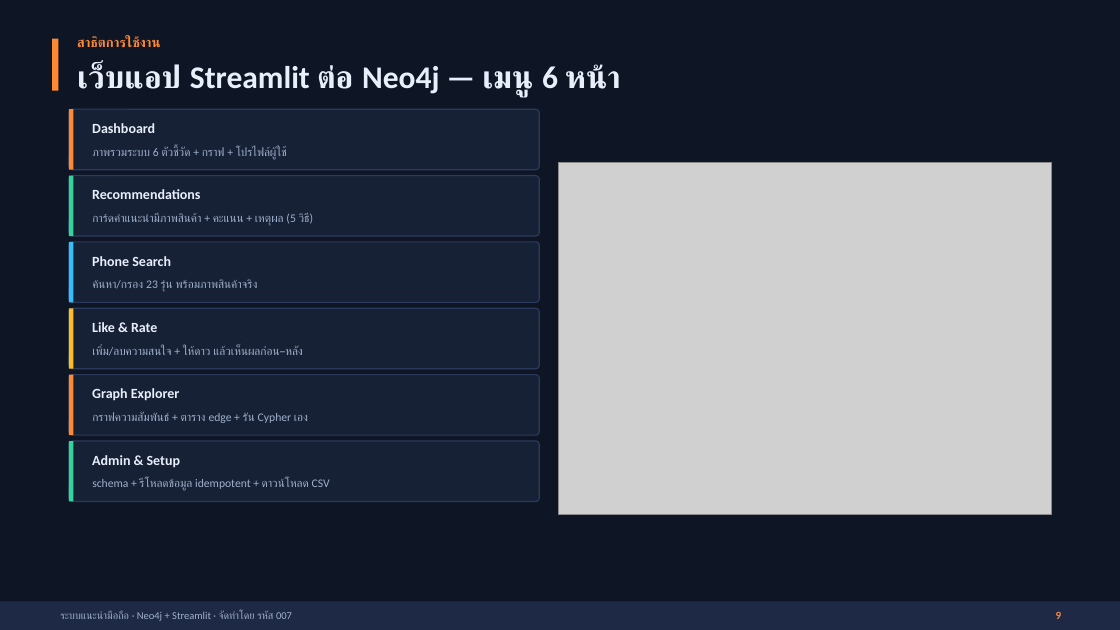
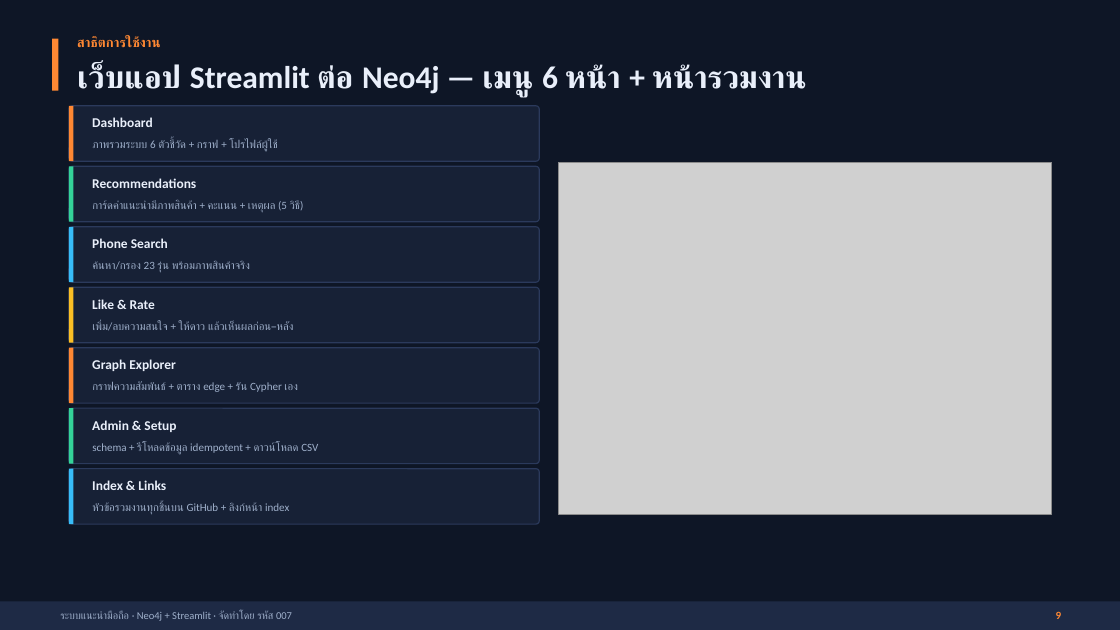
Before and after one commit to Nasak16/phone-recommender, a slide deck: slide 9 of slides/นำเสนอระบบแนะนำมือถือ_007.pptx. Drawn at 1120x630 pixels with LibreOffice and Linux fonts; fonts in the diff are those of the drawing; grey boxes stand for pictures. Boxes give left, top, right and bottom in pixels: in the first picture for what was removed or moved away, otherwise in the second. Text is boxed around its words. In the diff, an @@ line names an element or a change of style, - is before the commit and + after.

Commit message:
เพิ่มหน้า 'งานทั้งหมด (Index)' ในแอป (หัวข้อ + ลิงก์ทุกงาน) + อัปเดต README/สไลด์
- tools/build_homework_index.py: ดึงรายการงาน 14 ชิ้นจากหน้า index มาเป็น data/homework_index.py
- app.py: เมนูที่ 7 'Index & Links · งานทั้งหมด (Index)' แสดงงานในวิชานี้ + งานอื่นใน expander + ลิงก์ที่เกี่ยวข้อง
- สไลด์ 9 ระบุเมนู 7 รายการ

```diff
--- a/slides/นำเสนอระบบแนะนำมือถือ_007.pptx
+++ b/slides/นำเสนอระบบแนะนำมือถือ_007.pptx
@@ text at [77,63,806,97]: text changed @@
-เว็บแอป Streamlit ต่อ Neo4j — เมนู 6 หน้า
+เว็บแอป Streamlit ต่อ Neo4j — เมนู 6 หน้า + หน้ารวมงาน
@@ rounded rectangle: place and size @@
-rounded rectangle at [69,109,539,170]
+rounded rectangle at [69,106,539,161]
@@ rectangle: place and size @@
-rectangle at [69,109,74,170]
+rectangle at [69,106,74,161]
@@ rounded rectangle: place and size @@
-rounded rectangle at [69,176,539,236]
+rounded rectangle at [69,166,539,222]
@@ rectangle: place and size @@
-rectangle at [69,176,74,236]
+rectangle at [69,166,74,222]
@@ text "Recommendations": place and size @@
-text "Recommendations" at [92,189,200,199]
+text "Recommendations" at [92,178,196,188]
@@ text "การ์ดคำแนะนำมีภาพสินค้า + คะแนน + เหตุผล ...": place and size @@
-text "การ์ดคำแนะนำมีภาพสินค้า + คะแนน + เหตุผล ..." at [92,213,314,225]
+text "การ์ดคำแนะนำมีภาพสินค้า + คะแนน + เหตุผล ..." at [92,200,304,212]
@@ rounded rectangle: place and size @@
-rounded rectangle at [69,242,539,302]
+rounded rectangle at [69,227,539,282]
@@ rectangle: place and size @@
-rectangle at [69,242,74,302]
+rectangle at [69,227,74,282]
@@ text "Phone Search": place and size @@
-text "Phone Search" at [92,256,171,266]
+text "Phone Search" at [92,238,168,248]
@@ text "ค้นหา/กรอง 23 รุ่น พร้อมภาพสินค้าจริง": place and size @@
-text "ค้นหา/กรอง 23 รุ่น พร้อมภาพสินค้าจริง" at [92,279,258,291]
+text "ค้นหา/กรอง 23 รุ่น พร้อมภาพสินค้าจริง" at [92,261,250,272]
@@ rounded rectangle: place and size @@
-rounded rectangle at [69,308,539,369]
+rounded rectangle at [69,287,539,343]
@@ rectangle: place and size @@
-rectangle at [69,308,74,369]
+rectangle at [69,287,74,343]
@@ text "Like & Rate": place and size @@
-text "Like & Rate" at [92,322,157,332]
+text "Like & Rate" at [92,299,155,309]
@@ text "เพิ่ม/ลบความสนใจ + ให้ดาว แล้วเห็นผลก่อน–หลัง": place and size @@
-text "เพิ่ม/ลบความสนใจ + ให้ดาว แล้วเห็นผลก่อน–หลัง" at [92,346,302,355]
+text "เพิ่ม/ลบความสนใจ + ให้ดาว แล้วเห็นผลก่อน–หลัง" at [92,321,294,331]
@@ rounded rectangle: place and size @@
-rounded rectangle at [69,375,539,435]
+rounded rectangle at [69,348,539,403]
@@ rectangle: place and size @@
-rectangle at [69,375,74,435]
+rectangle at [69,348,74,403]
@@ text "Graph Explorer": place and size @@
-text "Graph Explorer" at [92,388,180,401]
+text "Graph Explorer" at [92,359,176,371]
@@ text "กราฟความสัมพันธ์ + ตาราง edge + ...": place and size @@
-text "กราฟความสัมพันธ์ + ตาราง edge + ..." at [92,412,308,423]
+text "กราฟความสัมพันธ์ + ตาราง edge + ..." at [92,382,298,392]
@@ rounded rectangle: place and size @@
-rounded rectangle at [69,441,539,502]
+rounded rectangle at [69,408,539,464]
@@ rectangle: place and size @@
-rectangle at [69,441,74,502]
+rectangle at [69,408,74,464]
@@ size 12 to 11.5 pt in 6 elements at [92,117,153,127], [92,178,196,188], [92,238,168,248], [92,299,155,309], [92,359,176,371], [92,420,176,432] @@
@@ text "Admin & Setup": place and size @@
-text "Admin & Setup" at [92,455,180,468]
+text "Admin & Setup" at [92,420,176,432]
@@ size 10 to 9.5 pt in 6 elements at [92,140,278,151], [92,200,304,212], [92,261,250,272], [92,321,294,331], [92,382,298,392], [92,442,318,454] @@
@@ text "schema + รีโหลดข้อมูล idempotent + ...": place and size @@
-text "schema + รีโหลดข้อมูล idempotent + ..." at [92,478,330,491]
+text "schema + รีโหลดข้อมูล idempotent + ..." at [92,442,318,454]
@@ rounded rectangle added at [69,469,539,524], fill #172136, outline #2B3A5C 1 pt @@
@@ rectangle added at [69,469,74,524], fill #38BDF8 @@
@@ text added at [92,480,166,490], 11.5 pt, text #E9EFFA, bold @@
+Index & Links
@@ text added at [92,503,289,514], 9.5 pt, text #9FB0CB @@
+หัวข้อรวมงานทุกชิ้นบน GitHub + ลิงก์หน้า index
```
Also in this commit, not shown: 7 other files.
